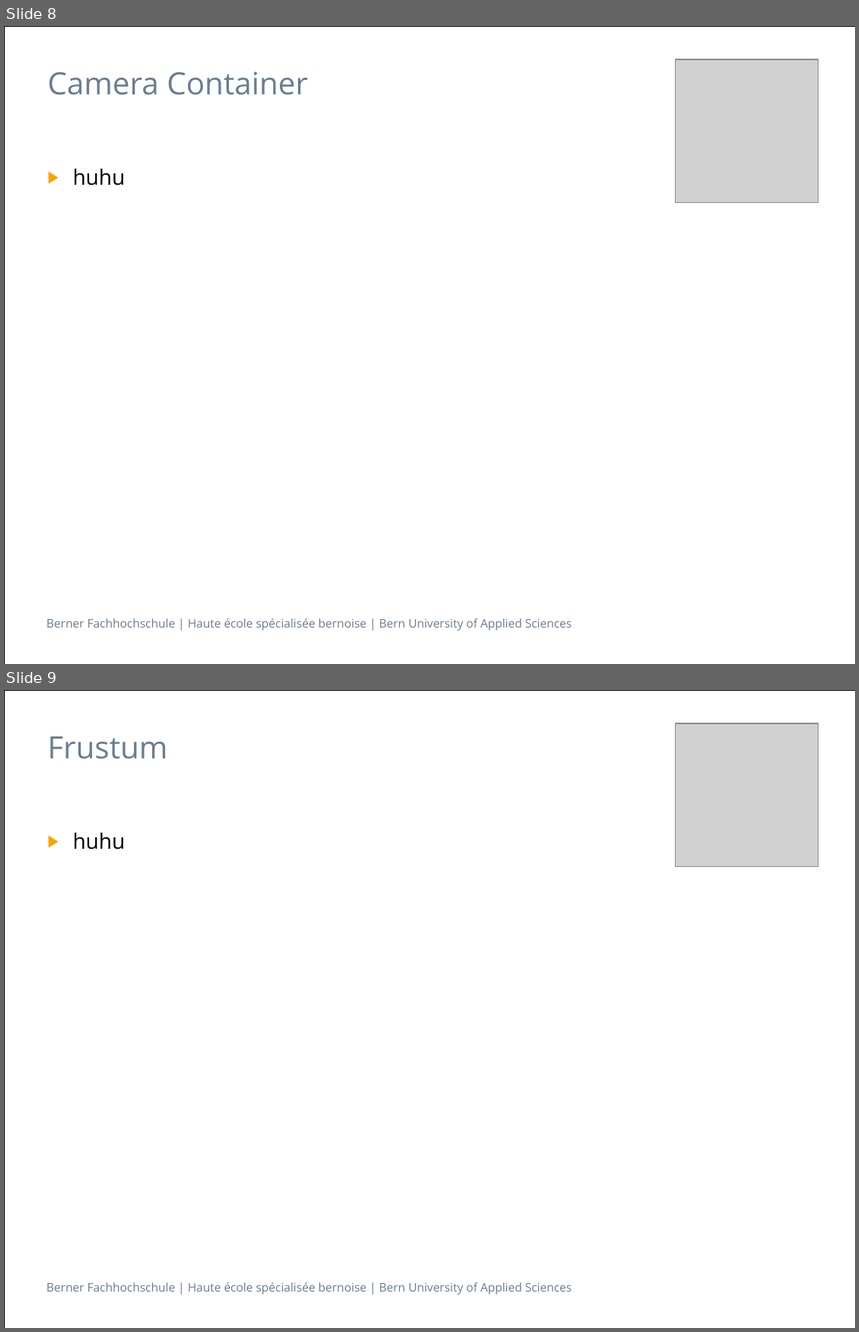
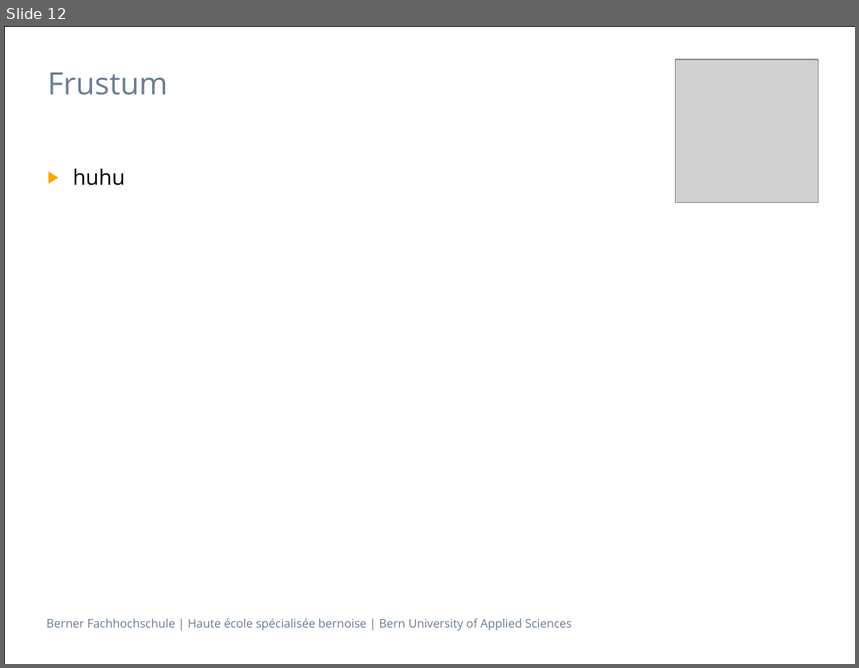
Before and after one commit to cpvrlab/UnityCavePlugin, a slide deck: docs/Presentation/Presentation_part_julien.pptx. Shown one above the other, each under a label of ours: slides 8 and 9 before the commit, slide 12 after it. The pictures are 859x1332 and 859x668 pixels, drawn with LibreOffice and Linux fonts; fonts in the diff are those of the drawing; grey boxes stand for pictures. Boxes give left, top, right and bottom in pixels: in the first picture for what was removed or moved away, otherwise in the second. Text is boxed around its words. In the diff, an @@ line names an element or a change of style, - is before the commit and + after.

```diff
--- a/docs/Presentation/Presentation_part_julien.pptx
+++ b/docs/Presentation/Presentation_part_julien.pptx
@@ slide 8 removed at (x1=4, y1=26, x2=855, y2=664), background #FFFFFF; not listed: 2 template elements that a slide beside it also shows @@
@@ picture removed at (x1=676, y1=59, x2=819, y2=202) @@
@@ title removed at (x1=47, y1=72, x2=308, y2=95) @@
-Camera Container
@@ text removed at (x1=73, y1=168, x2=126, y2=186) @@
-▶ huhu
@@ what was slide 9 is now slide 12 @@
```
Also in this commit, not shown: 4 slides changed, 24 slides added, 19 other files.
